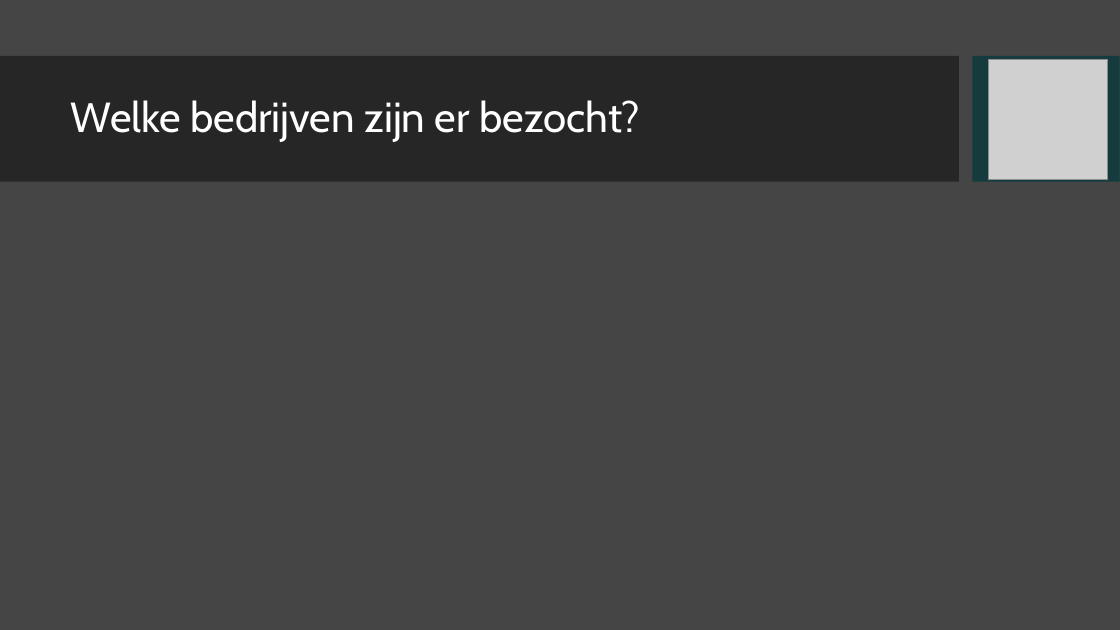
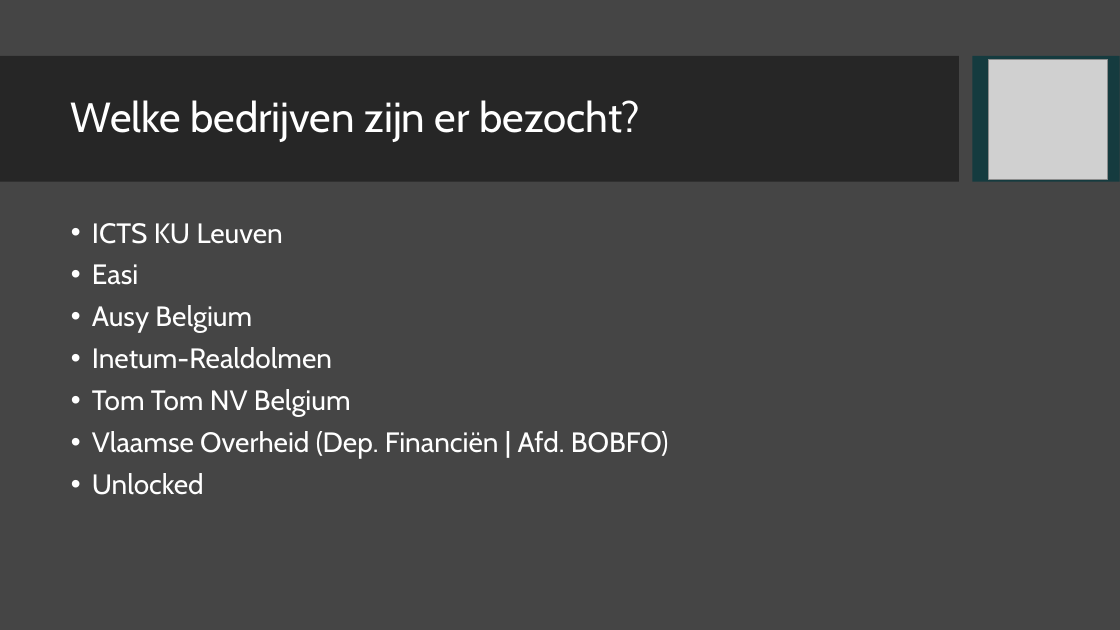
Before and after one commit to VolkertBrusche-UCLL/Groep-21_Presentatie, a slide deck: slide 4 of Groep-21_Presentatie.pptx. Drawn at 1120x630 pixels with LibreOffice and Linux fonts; fonts in the diff are those of the drawing; grey boxes stand for pictures; background and template pictures are left out. Boxes give left, top, right and bottom in pixels: in the first picture for what was removed or moved away, otherwise in the second. Text is boxed around its words. In the diff, an @@ line names an element or a change of style, - is before the commit and + after.

```diff
--- a/Groep-21_Presentatie.pptx
+++ b/Groep-21_Presentatie.pptx
@@ text added at [92, 223, 668, 495], 24 pt, text #FFFFFF @@
+• ICTS KU Leuven
+• Easi
+• Ausy Belgium
+• Inetum-Realdolmen
+• Tom Tom NV Belgium
+• Vlaamse Overheid (Dep. Financiën | Afd. BOBFO)
+• Unlocked
```
Also in this commit, not shown: 1 slide added.
